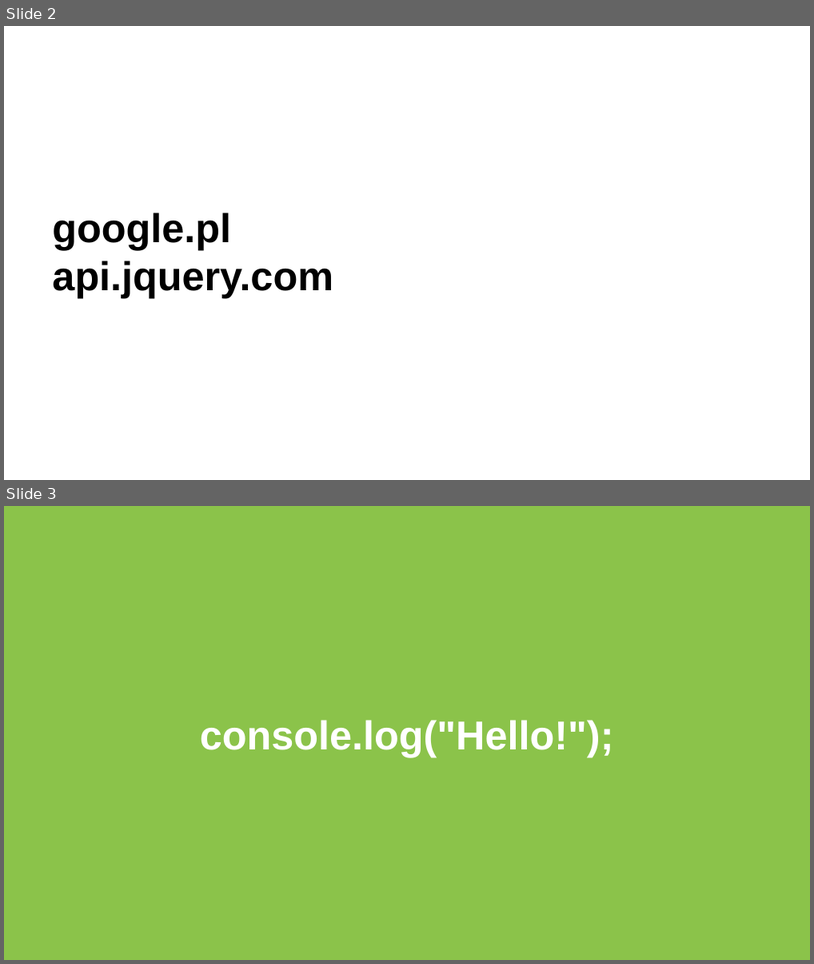
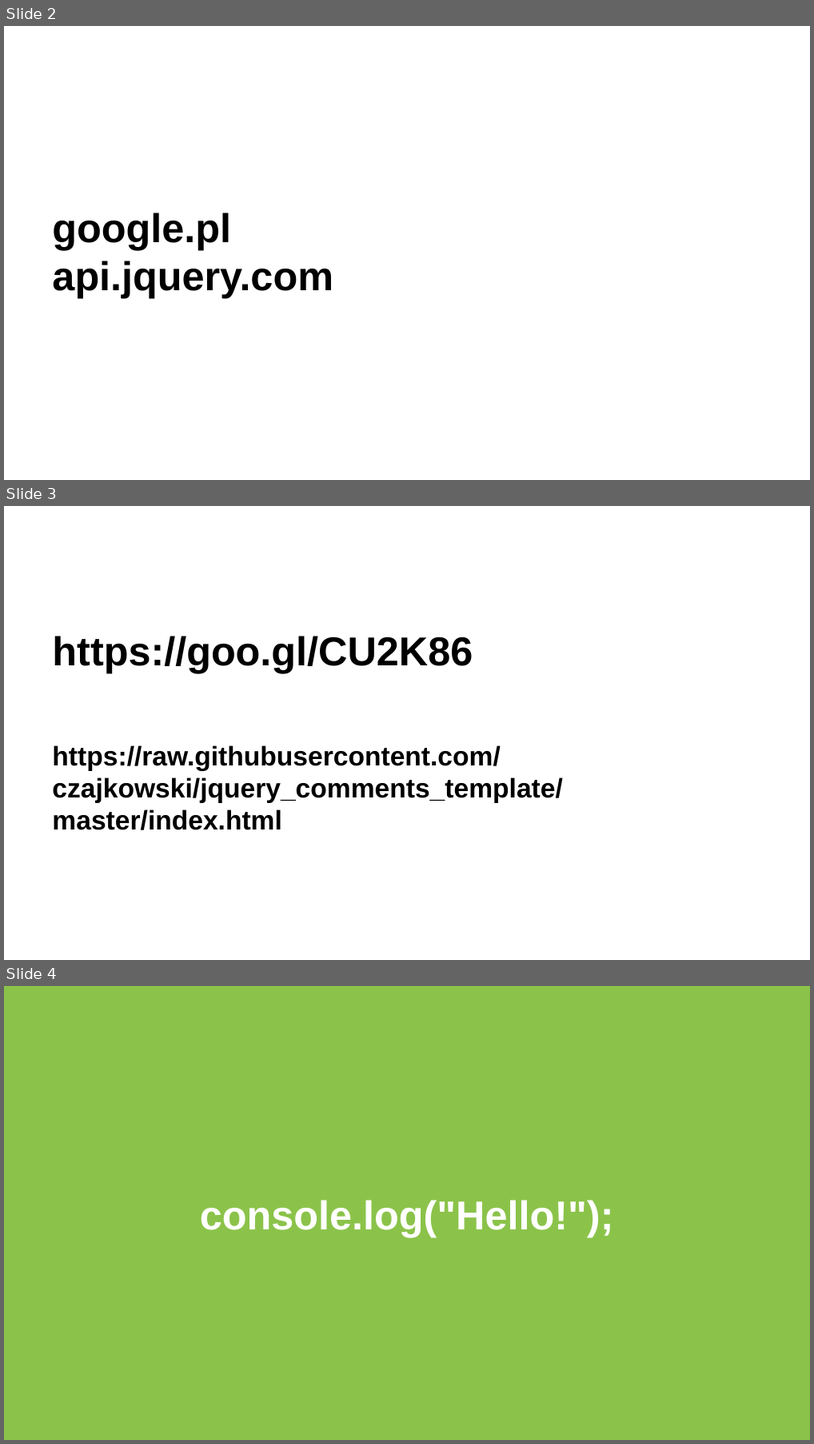
Before and after one commit to czajkowski/jquery_comments_client, a slide deck: JS - meet.js - warsztaty - Szczecin - 2015-11-14.pptx. Shown one above the other, each under a label of ours: slides 2 and 3 before the commit, slides 2, 3 and 4 after it. The pictures are 814x964 and 814x1444 pixels, drawn with LibreOffice and Linux fonts; fonts in the diff are those of the drawing. Boxes give left, top, right and bottom in pixels: in the first picture for what was removed or moved away, otherwise in the second. Text is boxed around its words. In the diff, an @@ line names an element or a change of style, - is before the commit and + after.

```diff
--- a/JS - meet.js - warsztaty - Szczecin - 2015-11-14.pptx
+++ b/JS - meet.js - warsztaty - Szczecin - 2015-11-14.pptx
@@ slide 3 added at (x1=4, y1=506, x2=810, y2=960), background #FFFFFF @@
@@ title added at (x1=52, y1=636, x2=562, y2=830), 24 pt, text #000000, bold @@
+https://goo.gl/CU2K86
+https://raw.githubusercontent.com/
+czajkowski/jquery_comments_template/
+master/index.html
@@ what was slide 3 is now slide 4 @@
```
Also in this commit, not shown: 1 slide changed, 5 other slides added, 2 other files.
